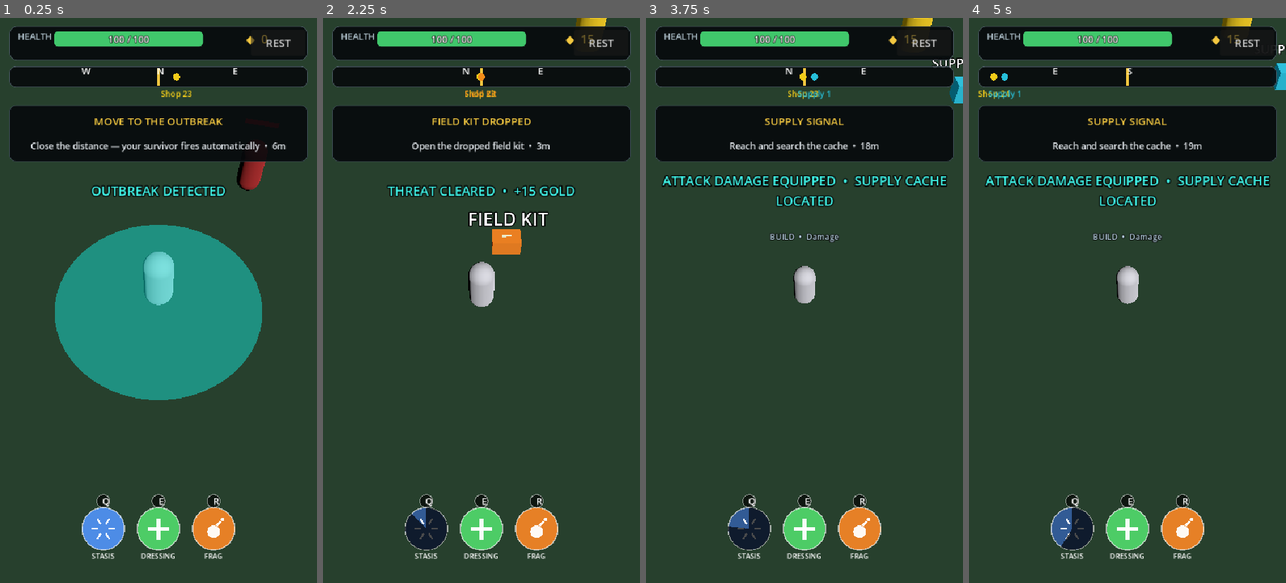
Above: before the commit, frames 1-4 (left to right).
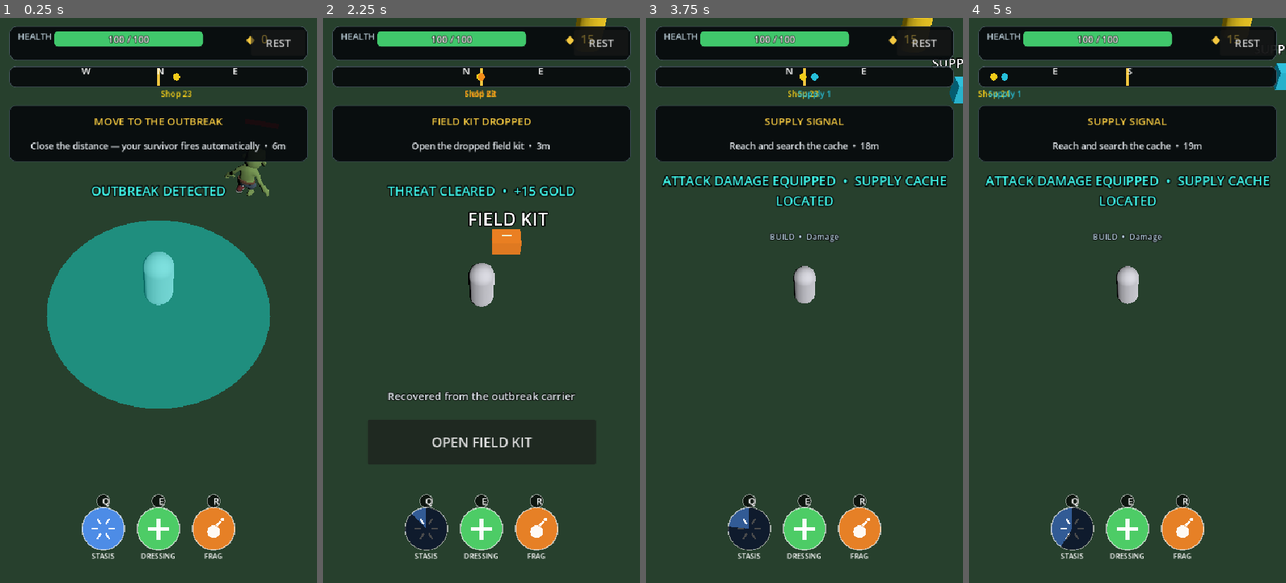
Above: after the commit, the same moments.

Repository: Geoboardman/zombie-gps
Game: Godot game, scene res://scenes/main.tscn
Same seed, same stepped clock (60 frames per second), same inputs: the game is played once before the commit and once after it.
Inputs (mouse positions are in pixels of both pictures, inside the frame that each line leads up to):
- Up to frame 1 (0.25 s): no input
- Up to frame 2 (2.25 s): tap Enter (ui_accept) at 0.5, 0.77 s; move the mouse to (427, 526) at 0.52 s; hold D (move_right) 0.53-1.25 s; tap Q (ability_1) at 0.6 s; click (427, 526) at 0.67 s; click "REST" at 1.25 s; click "CONTINUE WALKING" at 2 s
- Up to frame 3 (3.75 s): click "OPEN FIELD KIT" at 2.75 s; click "ATTACK DAMAGE +5 attack damage" at 3.5 s
- Up to frame 4 (5 s): move the mouse to (1127, 526) at 4.27 s; hold S (move_back) from 4.28 s (still down); tap E (ability_2) at 4.35 s; click (1127, 526) at 4.42 s; tap Enter (ui_accept) at 4.52 s

The runs differ from the first frame. In frame 1, 2.9% of the frame differs, in the area x 14-86%, y 25-70%; in frame 2, 1.0%; in frame 3, less than 0.1%; in frame 4, nothing differs.

Commit message:
Integrate animated Quaternius character visuals

Diff:
--- a/scenes/zombie.tscn
+++ b/scenes/zombie.tscn
@@ -2,6 +2,8 @@
 
 [ext_resource type="Script" uid="uid://7cnu04dyuvci" path="res://scripts/zombie.gd" id="1_zmb"]
 [ext_resource type="Script" uid="uid://flqeewwin2q7" path="res://scripts/health_bar_3d.gd" id="2_hbar"]
+[ext_resource type="Script" path="res://scripts/character_visual.gd" id="3_visual"]
+[ext_resource type="PackedScene" path="res://assets/quaternius/characters/Zombie_Basic.gltf" id="4_model"]
 
 [sub_resource type="CapsuleShape3D" id="CapsuleShape3D_z1"]
 radius = 0.4
@@ -22,9 +24,16 @@
 shape = SubResource("CapsuleShape3D_z1")
 
 [node name="MeshInstance3D" type="MeshInstance3D" parent="." unique_id=1764942978]
+visible = false
 transform = Transform3D(1, 0, 0, 0, 1, 0, 0, 0, 1, 0, 1, 0)
 mesh = SubResource("CapsuleMesh_z1")
 surface_material_override/0 = SubResource("StandardMaterial3D_z1")
+
+[node name="VisualRoot" type="Node3D" parent="."]
+scale = Vector3(1.3, 1.3, 1.3)
+script = ExtResource("3_visual")
+
+[node name="Model" parent="VisualRoot" instance=ExtResource("4_model")]
 
 [node name="HealthBar" type="Node3D" parent="." unique_id=1498481456]
 transform = Transform3D(1, 0, 0, 0, 1, 0, 0, 0, 1, 0, 2.5, 0)
